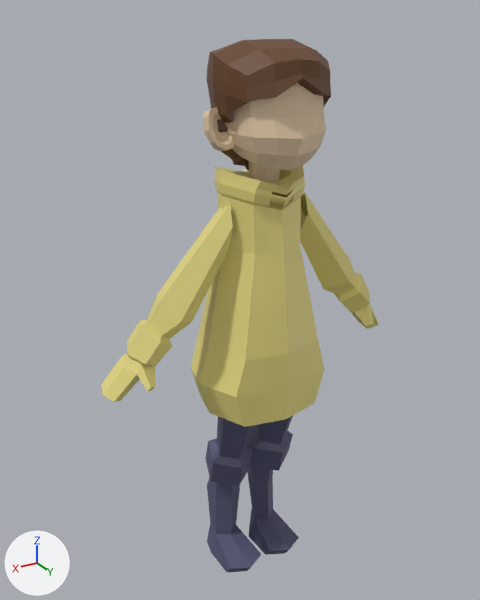
A saved change to the glTF model public/assets/models/npc/npc_mother.glb.
Camera for both pictures: a 50 mm lens placed at (2.54, 4.03, 4.5), pointed at (0.09, -0.04, 2.47). Arrows for +X, +Y and +Z are at lower left; the lights stay in place. The older version comes first. Where no turn or scale is listed for an object, it has been applied to the vertices. Vertices at exactly the same position are counted once.
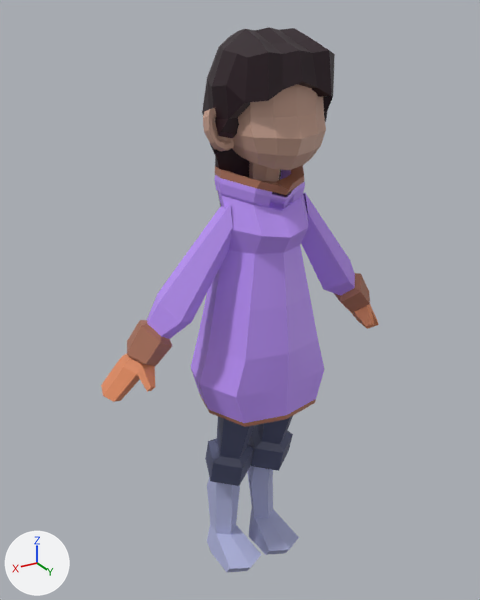
Pixel boxes (x1, y1, x2, y2) of what changed, in the pictures (480 x 600 px):
'Cube', recoloured, reshaped (yellow to purple)
    both: (191, 165, 324, 427)
'Cylindre.001', recoloured, surface changed
    both: (101, 193, 379, 402)
'Cube.004', added (black)
    after: (202, 27, 335, 207)
'Cube.003', no longer drawn (brown)
    before: (207, 39, 331, 170)
'Cube.001', recoloured
    both: (232, 84, 326, 170)
'Cube.002', recoloured (darker)
    both: (203, 108, 234, 151)
'Cylindre.002', recoloured (darker)
    both: (249, 162, 280, 182)
part 1 of me_cube, added
    after: (191, 192, 324, 427)
part 2 of me_cube, recoloured (yellow to brown)
    both: (215, 165, 304, 195)
part 3 of me_cylindre_002, recoloured (dark blue to blue)
    both: (207, 465, 299, 572)
part 4 of me_cylindre_003, recoloured
    both: (127, 273, 370, 366)
part 5 of me_cylindre_003, recoloured
    both: (101, 304, 379, 402)

What the commit changed:
Material 'Material' (mat_material) changes colour from yellow #e7db84 to purple #bf96ff; in linear values from (0.801, 0.707, 0.23) to (0.524, 0.305, 1.0).
Material 'Peau' (mat_peau) changes colour from beige #e7cdab to beige #c9a190; in linear values from (0.8, 0.613, 0.405) to (0.587, 0.358, 0.277).
Material 'Matériau' (mat_matériau) is new.
Its base color is (0.8, 0.276, 0.127) (orange #e78f64).
Material 'couleur_manteau' (mat_couleur_manteau) is new.
Its base color is (0.415, 0.166, 0.104) (brown #ac715b).
Material 'boots' (mat_boots) is new.
Its base color is (0.43, 0.455, 0.715) (blue #afb4dc).
Material 'cheveux' (mat_cheveux) is new.
Its base color is (0.0154, 0.00131, 0.00719) (black #210414).
me_cube is used by ob_cube; location (0.001, 0.124, 2.595); scale (-0.377, -0.377, -0.377).
me_cube had 192 vertices, 360 faces and spanned x -1.44..1.44, y -1.0..1.0, z -2.5..2.53.
me_cube now has 294 vertices, 560 faces and spans x -1.44..1.44, y -1.0..1.0, z -2.5..2.53.
me_cube part 1: 102 vertices added at x -1.34..1.34, y -1.0..1.0, z -2.04..2.53.
me_cube part 2: 82 faces spanning x -1.23..1.23, y -0.9..1.0, z -2.5..2.53 switch from mat_material (yellow #e7db84) to mat_couleur_manteau (brown #ac715b).
me_cylindre_002 has 102 vertices, 184 faces and spans x -0.6..0.2, y -0.46..0.19, z -1.54..0.19.
me_cylindre_002 is used by ob_cylindre; location (0.204, 0.163, 1.559).
me_cylindre_002 part 3: 104 faces spanning x -0.57..0.16, y -0.46..0.16, z -1.54..-0.7 switch from mat_matériau_001 (dark blue #535573) to mat_boots (blue #afb4dc).
me_cylindre_003 has 98 vertices, 182 faces and spans x -1.55..0.99, y -0.27..0.1, z -1.21..0.15.
me_cylindre_003 is used by ob_cylindre_001; location (0.279, 0.184, 3.165).
me_cylindre_003 part 4: 60 faces spanning x -1.38..0.82, y -0.22..0.05, z -0.97..-0.64 switch from mat_material (yellow #e7db84) to mat_couleur_manteau (brown #ac715b).
me_cylindre_003 part 5: 82 faces spanning x -1.55..0.99, y -0.27..0.1, z -1.21..-0.87 switch from mat_material (yellow #e7db84) to mat_matériau (orange #e78f64).
Mesh me_cube_005 is new.
It has 212 vertices, 424 faces and spans x -0.435..0.435, y -0.416..0.414, z -0.838..0.543.
It uses material mat_cheveux (black #210414).
Object 'Cube.003' (ob_cube_003) now shows nothing instead of me_cube_003.
Object 'Cube.004' (ob_cube_004) is new; it shows me_cube_005.
Its location is (0.001, 0.143, 3.883).
